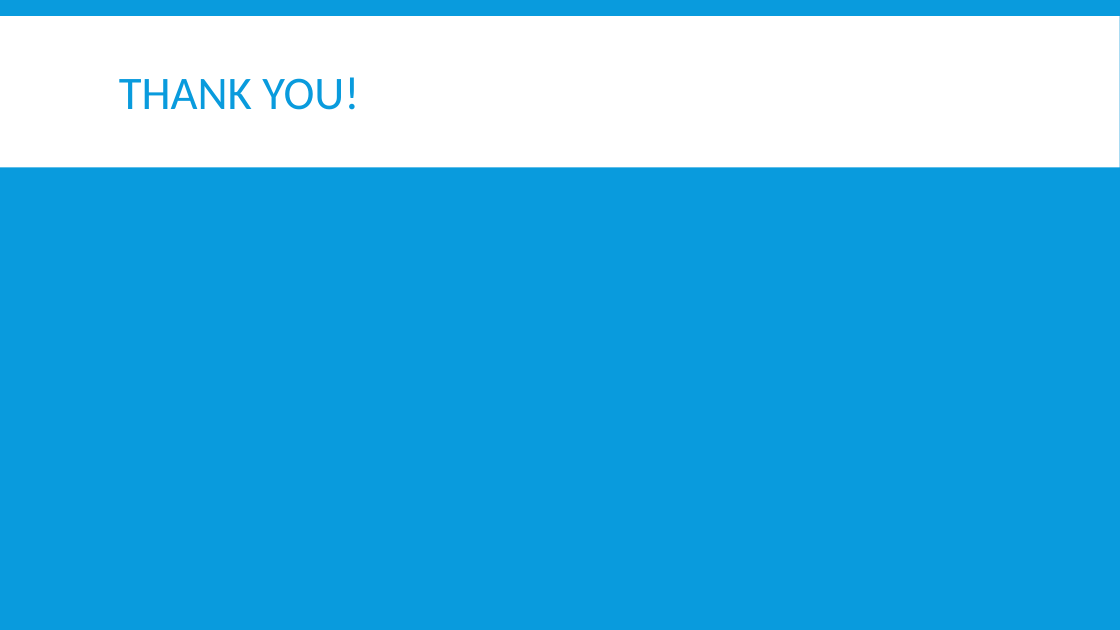
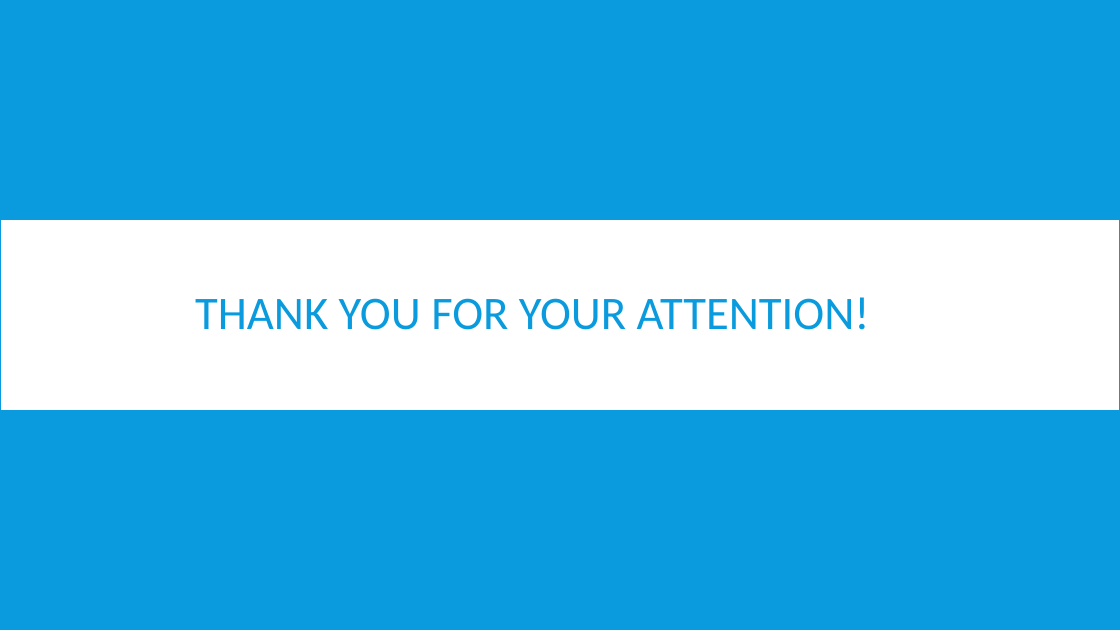
Before and after one commit to lieautman/Master-s, a slide deck: slide 9 of Prezentation/Prezentation.pptx. Drawn at 1120x630 pixels with LibreOffice and Linux fonts; fonts in the diff are those of the drawing. Boxes give left, top, right and bottom in pixels: in the first picture for what was removed or moved away, otherwise in the second. Text is boxed around its words. In the diff, an @@ line names an element or a change of style, - is before the commit and + after.

Commit message:
update presentation

```diff
--- a/Prezentation/Prezentation.pptx
+++ b/Prezentation/Prezentation.pptx
@@ rectangle added at (0, 3, 1120, 194), fill #099BDD, outline #099BDD 1 pt @@
@@ rectangle added at (0, 220, 1120, 411), fill #FFFFFF, outline #099BDD 1 pt @@
@@ title at (195, 297, 870, 330): text changed @@
-THANK YOU!
+THANK YOU FOR YOUR ATTENTION!
```
Also in this commit, not shown: 4 other slides changed, 1 slide added, 1 slide removed.
